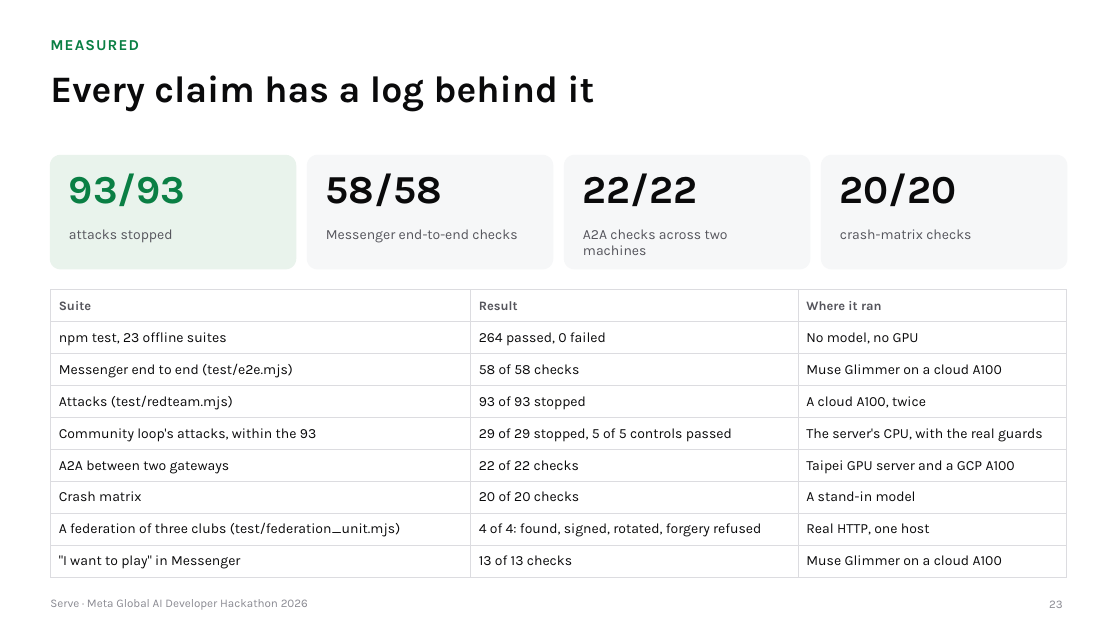
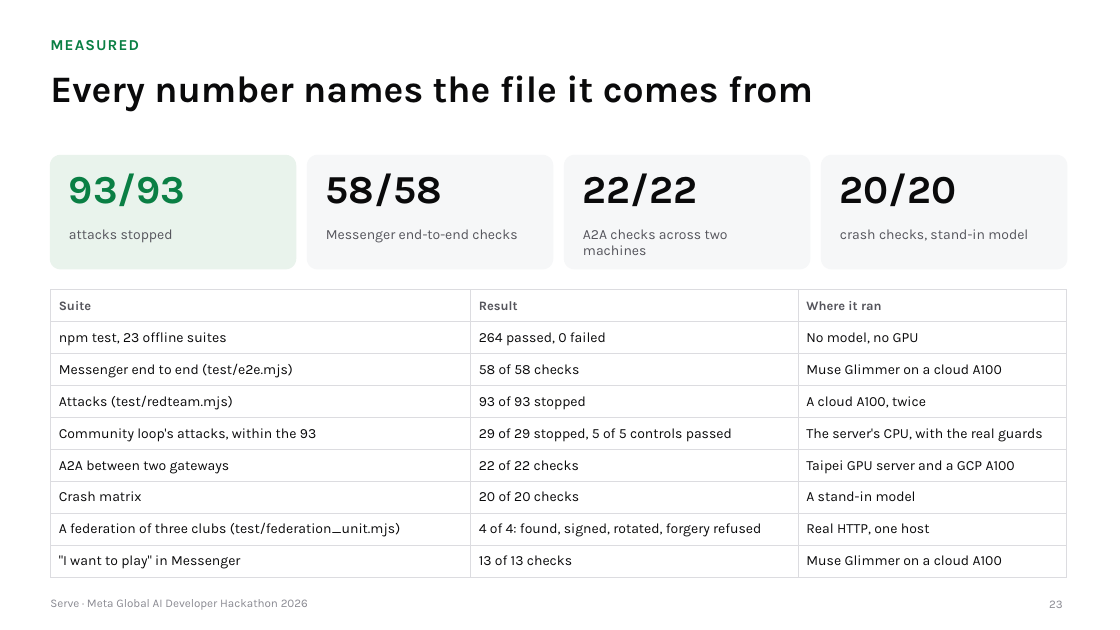
Before and after one commit to gino6178/serve-meta-hackathon, a slide deck: slide 23 of video/deck/Serve_Meta_deck.pptx. Drawn at 1120x630 pixels with LibreOffice and Linux fonts; fonts in the diff are those of the drawing. Boxes give left, top, right and bottom in pixels: in the first picture for what was removed or moved away, otherwise in the second. Text is boxed around its words. In the diff, an @@ line names an element or a change of style, - is before the commit and + after.

```diff
--- a/video/deck/Serve_Meta_deck.pptx
+++ b/video/deck/Serve_Meta_deck.pptx
@@ title at <box>50,75,813,112</box>: text changed @@
-Every claim has a log behind it
+Every number names the file it comes from
@@ text at <box>840,229,1028,241</box>: text changed @@
-crash-matrix checks
+crash checks, stand-in model
```
Also in this commit, not shown: 3 other slides changed, 5 other files.
